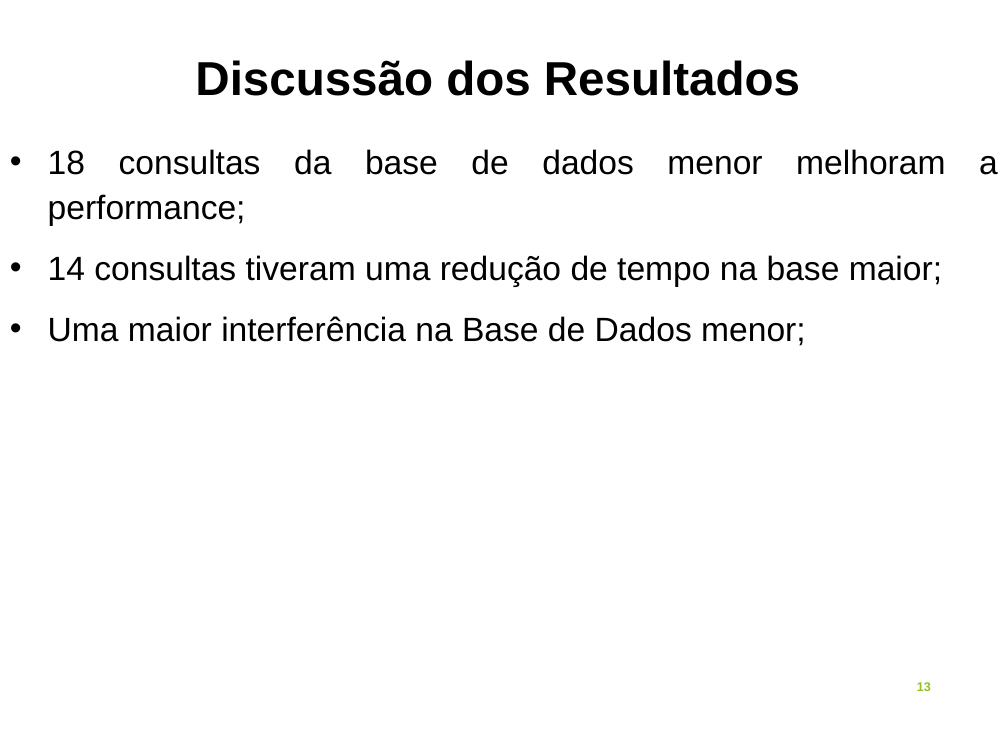
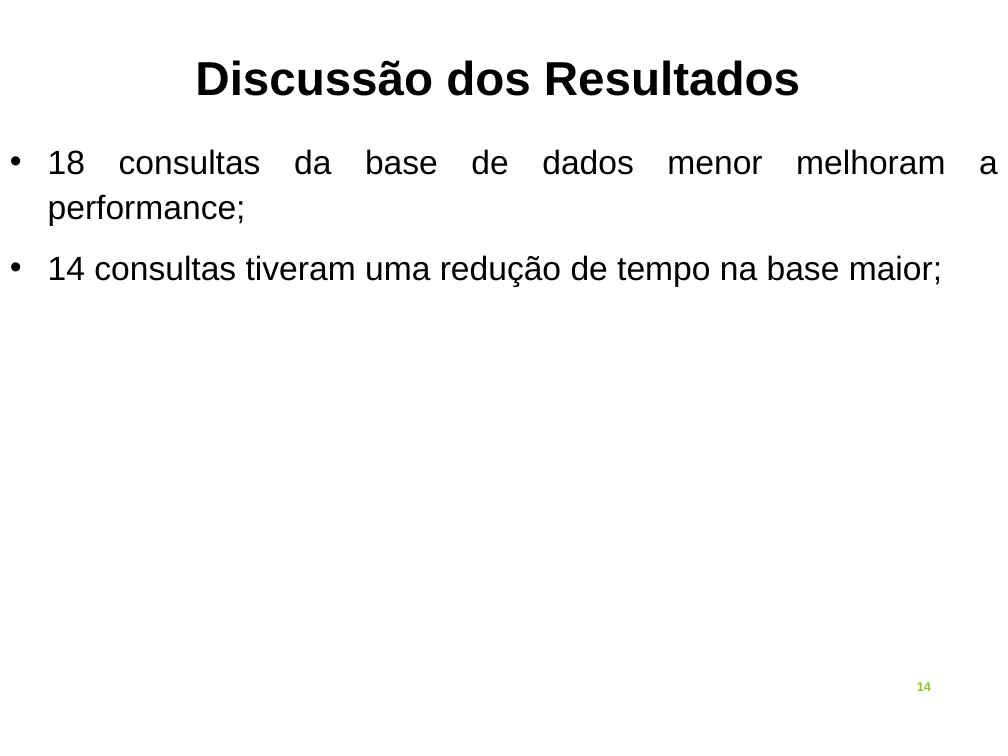
Before and after one commit to alexsandro-matias/TPC-H, a slide deck: slide 14 of final-doc/apresentacao-defesa-tcc.ppt (slide 13 before the commit). Drawn at 1008x756 pixels with LibreOffice and Linux fonts; fonts in the diff are those of the drawing. Boxes give left, top, right and bottom in pixels: in the first picture for what was removed or moved away, otherwise in the second. Text is boxed around its words. In the diff, an @@ line names an element or a change of style, - is before the commit and + after.

```diff
--- a/final-doc/apresentacao-defesa-tcc.ppt
+++ b/final-doc/apresentacao-defesa-tcc.ppt
@@ text at <box>48,316,806,346</box>: paragraph removed @@
-• Uma maior interferência na Base de Dados menor;
@@ page number at <box>917,682,931,691</box>: text changed @@
-13
+14
```
Also in this commit, not shown: 7 other slides changed, 2 slides added, 3 other files.
